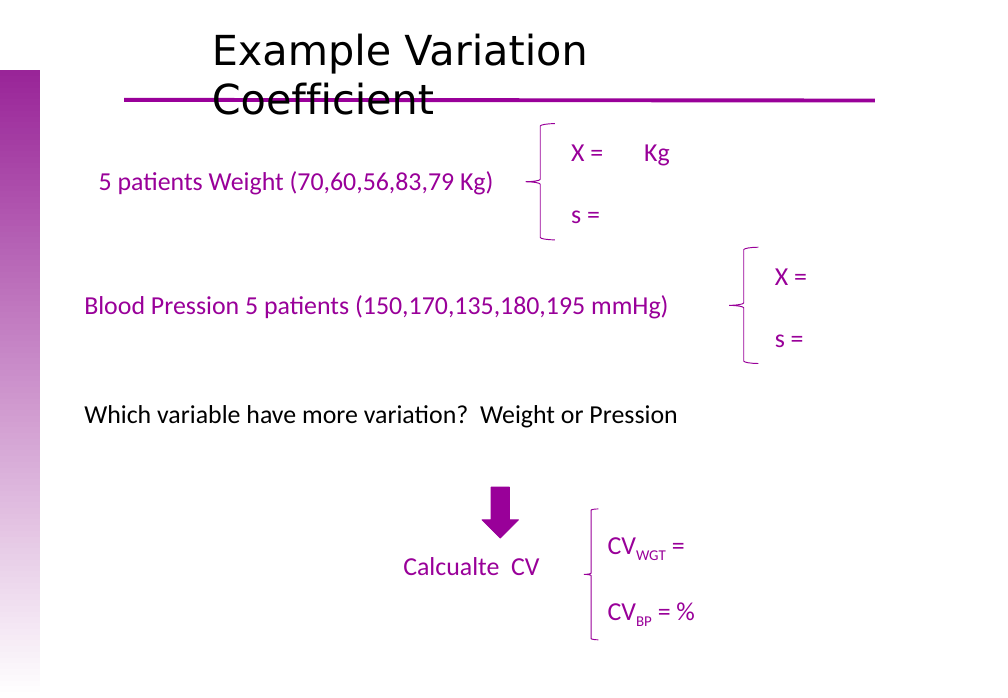
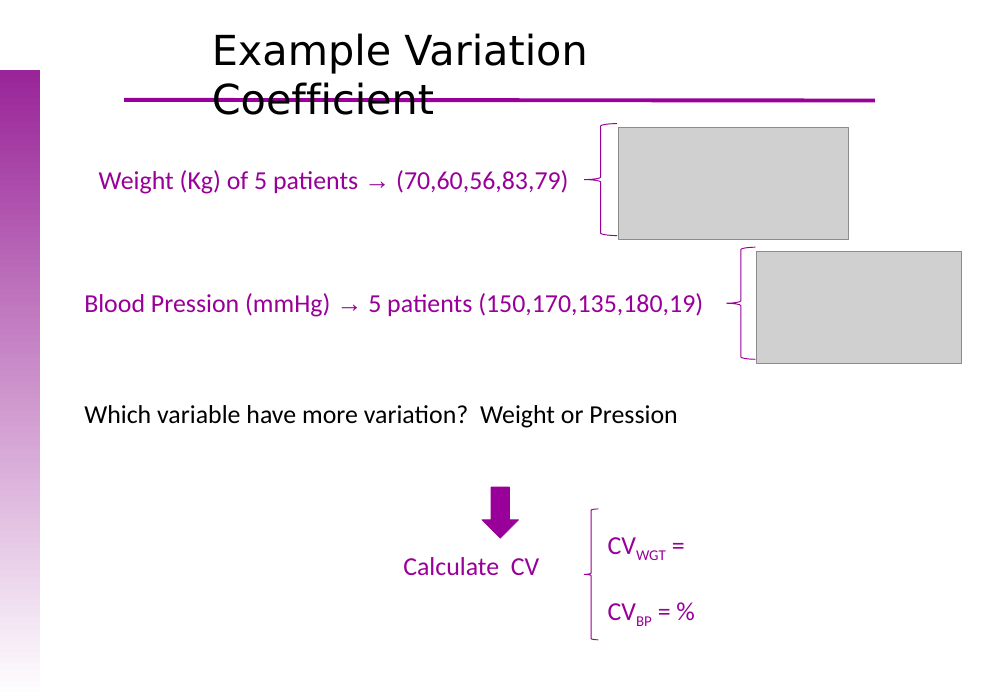
Before and after one commit to uebvhir/Course_Basic_Statistics-VHIO-2019, a slide deck: slide 32 of Sessio_2/EBB_2018_Session_2_Descriptive_analysis.ppt. Drawn at 1008x698 pixels with LibreOffice and Linux fonts; fonts in the diff are those of the drawing; grey boxes stand for pictures; background and template pictures are left out. Boxes give left, top, right and bottom in pixels: in the first picture for what was removed or moved away, otherwise in the second. Text is boxed around its words. In the diff, an @@ line names an element or a change of style, - is before the commit and + after.

```diff
--- a/Sessio_2/EBB_2018_Session_2_Descriptive_analysis.ppt
+++ b/Sessio_2/EBB_2018_Session_2_Descriptive_analysis.ppt
@@ text removed at (571, 144, 670, 223) @@
-X = Kg
-s =
@@ freeform shape: place and size @@
-freeform shape at (525, 124, 554, 240)
+freeform shape at (584, 124, 617, 235)
@@ picture added at (618, 126, 848, 239) @@
@@ text at (99, 170, 568, 194): text changed @@
-5 patients Weight (70,60,56,83,79 Kg)
+Weight (Kg) of 5 patients → (70,60,56,83,79)
@@ freeform shape: place and size @@
-freeform shape at (729, 247, 758, 364)
+freeform shape at (726, 247, 755, 359)
@@ picture added at (756, 251, 962, 364) @@
@@ text removed at (775, 268, 788, 348) @@
-X =
-s =
@@ text at (84, 293, 703, 317): text changed @@
-Blood Pression 5 patients (150,170,135,180,195 mmHg)
+Blood Pression (mmHg) → 5 patients (150,170,135,180,19)
@@ text at (403, 557, 539, 575): text changed @@
-Calcualte CV
+Calculate CV
```
Also in this commit, not shown: 21 other slides changed, 1 slide added, 1 slide removed, 1 other file.
